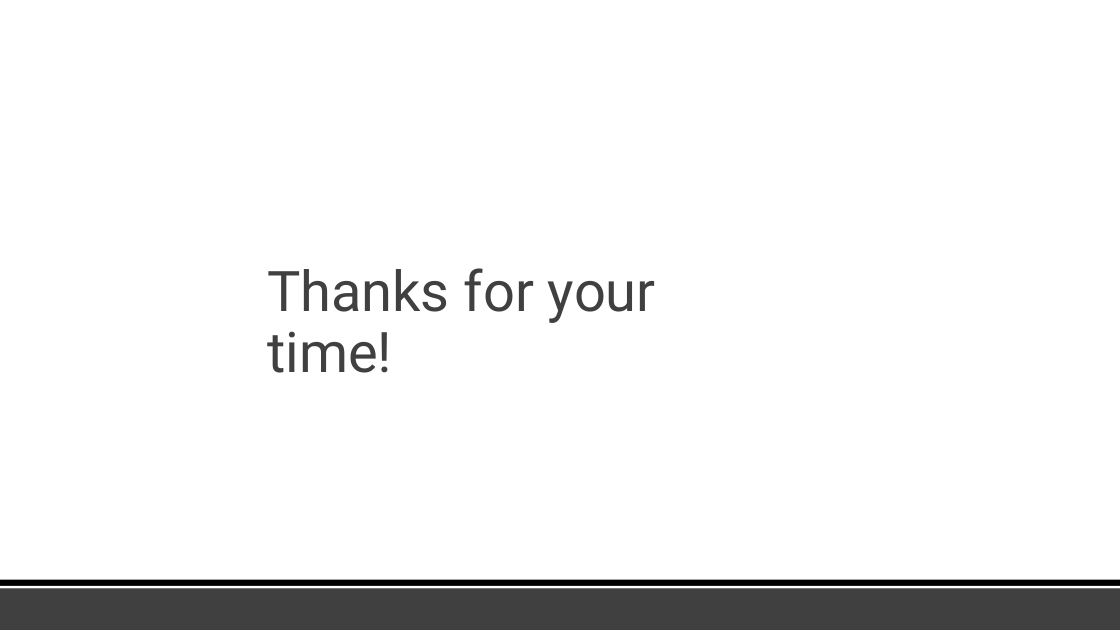
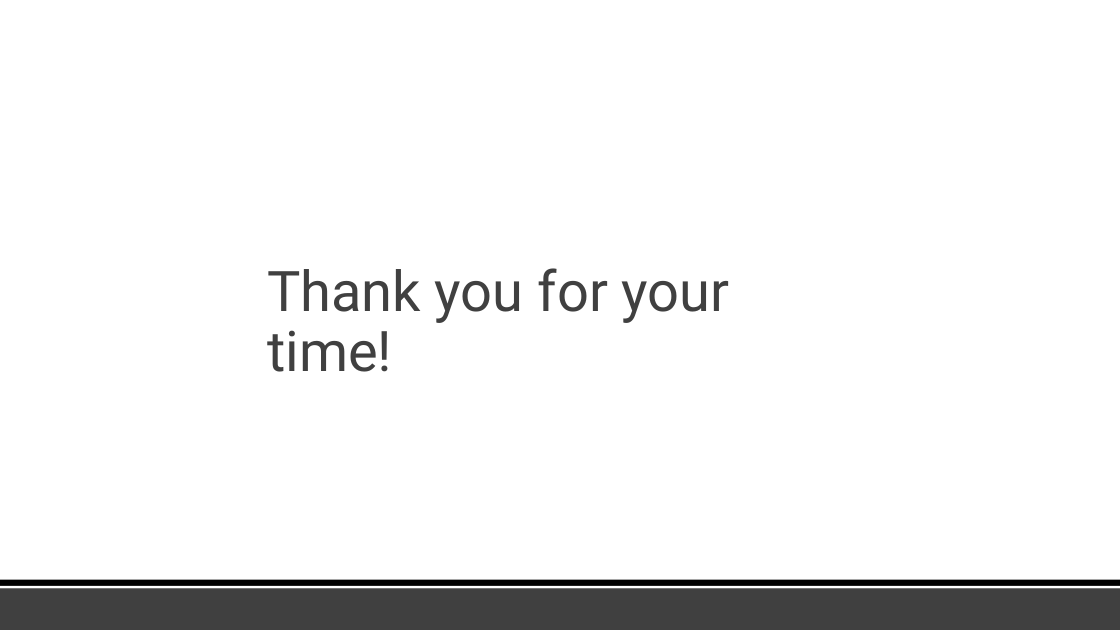
Before and after one commit to tahoeschrader/PHYS566_group4_project-1a_walk-diffusion-cluster, a slide deck: slide 15 of Presentation.pptx (slide 14 before the commit). Drawn at 1120x630 pixels with LibreOffice and Linux fonts; fonts in the diff are those of the drawing. Boxes give left, top, right and bottom in pixels: in the first picture for what was removed or moved away, otherwise in the second. Text is boxed around its words. In the diff, an @@ line names an element or a change of style, - is before the commit and + after.

```diff
--- a/Presentation.pptx
+++ b/Presentation.pptx
@@ text at (267, 268, 730, 372): text changed @@
-Thanks for your time!
+Thank you for your time!
```
Also in this commit, not shown: 1 other slide changed, 3 slides added, 2 slides removed.
